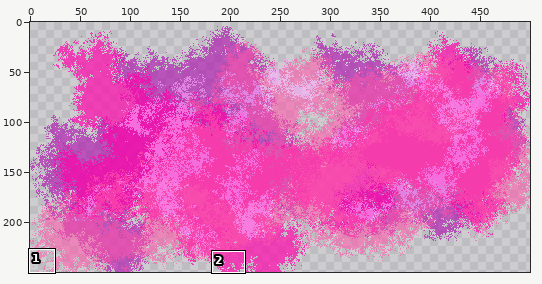
Pixel-art file: Imagen/Background/Nebulosa Rosa 3.aseprite. Above: a wide view before the commit, with the close-up outlined.
Close-up. Before:
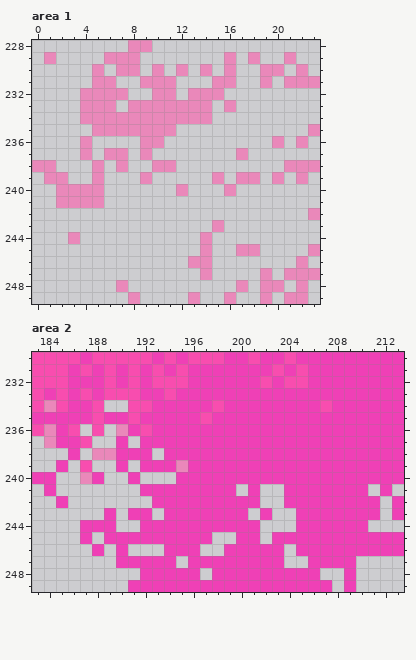
500x250 pixels, 1 frame. Shown: area 1: x 0..23, y 228..249; area 2: x 183..213, y 230..249. The commit also changed other parts of the picture, which this record leaves out.
After:
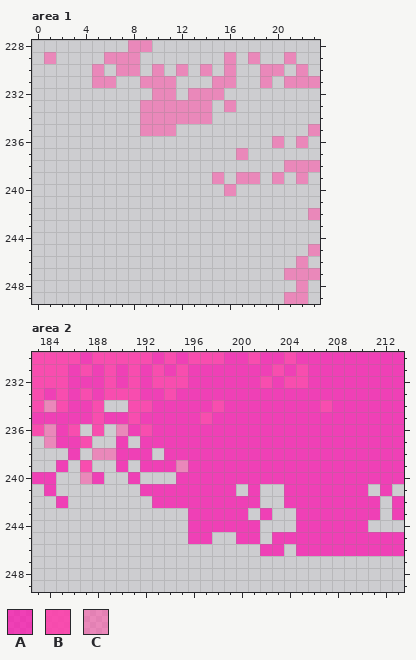
Palette (. is transparent): A #ff00aaaf  B #ff39aadd  C #ff55aa93
Change:
--- area 1, layer "Layer 2"
@@ x 0..23 @@
 231 .....CC..CCC...CC..C.CCC
-232 ....CCCC..CC.CCC........
-233 ....CCC.CCCCCCC.C.......
-234 ....CCCCCCCCCCC.........
-235 .....CCCCCCC...........C
-236 ....C....CC.........C.C.
-237 ....C.CC.C.......C......
-238 CC...C.C..CC.........CCC
-239 .CC..C...C.....C.CC.C.C.
-240 ..CCCC......C...C.......
-241 ..CCCC..................
+232 ..........CC.CCC........
+233 .........CCCCCC.C.......
+234 .........CCCCCC.........
+235 .........CCC...........C
+236 ....................C.C.
+237 .................C......
+238 .....................CCC
+239 ...............C.CC.C.C.
+240 ................C.......
+241 ........................
 242 .......................C
-243 ...............C........
-244 ...C..........C.........
-245 ..............C..CC....C
-246 .............CC.......C.
-247 ..............C....C.CCC
-248 .......C.........C.CC.C.
-249 ........C....C..C..C.CC.
+243 ........................
+244 ........................
+245 .......................C
+246 ......................C.
+247 .....................CCC
+248 ......................C.
+249 .....................CC.
--- area 2, layer "Layer 3"
@@ x 183..213 @@
 242 ..A.......AAAAAAAAA..AAAAAAAA.A
-243 ......A.AA.AAAAAAA.A..AAAAAAA.A
-244 ....AAA..AAAAAAAAAA...AAAAAA...
-245 ....A.AAAAAAAAA..AA.AAAAAAAAAAA
-246 .....A.A...AAA..AAAAA.AAAAAAAAA
-247 .......AAAAA.AAAAAAAA..AAAA....
-248 .........AAAAA.AAAAAAAAA..A....
-249 ........AAAAAAAAAAAAAAAAA.A....
+243 .............AAAAA.A..AAAAAAA.A
+244 .............AAAAAA...AAAAAA...
+245 .............AA..AA.AAAAAAAAAAA
+246 ...................AA.AAAAAAAAA
+247 ...............................
+248 ...............................
+249 ...............................
Changed places in both close-ups, as pixel boxes (x1, y1, x2, y2):
erased: (32, 88, 284, 304)
erased: (80, 508, 356, 592)
